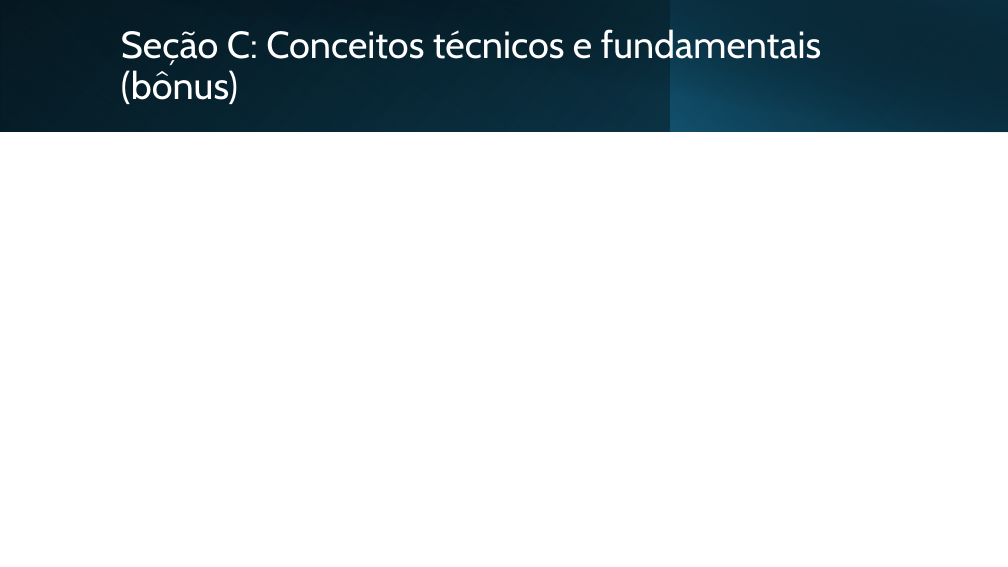
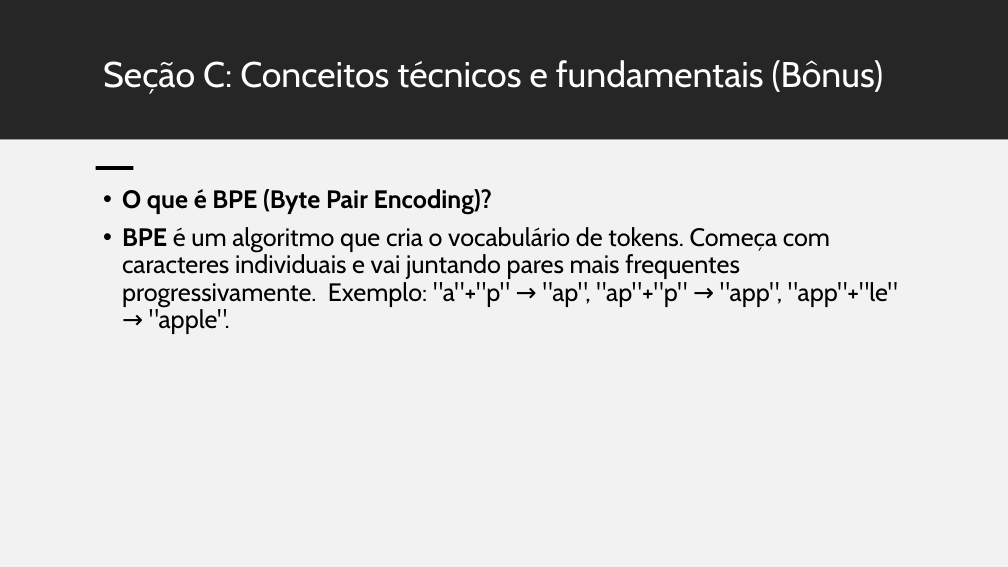
Before and after one commit to VictorManzini/Prompt-e-Intelig-ncia-Artificial-, a slide deck: slide 15 of semestre1/CP1/CP1.VictorManzini.pptx (slide 13 before the commit). Drawn at 1008x567 pixels with LibreOffice and Linux fonts; fonts in the diff are those of the drawing. Boxes give left, top, right and bottom in pixels: in the first picture for what was removed or moved away, otherwise in the second. Text is boxed around its words. In the diff, an @@ line names an element or a change of style, - is before the commit and + after.

```diff
--- a/semestre1/CP1/CP1.VictorManzini.pptx
+++ b/semestre1/CP1/CP1.VictorManzini.pptx
@@ rectangle: place and size @@
-rectangle at bbox=[0, 0, 1008, 132]
+rectangle at bbox=[0, 0, 1008, 139]
@@ rectangle at bbox=[0, 0, 1008, 139]: fill gradient #000000 to #104862 to #262626; mirrored @@
@@ rectangle removed at bbox=[0, 0, 671, 132] @@
@@ rectangle removed at bbox=[38, 0, 1008, 132] @@
@@ rectangle removed at bbox=[671, 0, 1008, 132] @@
@@ title "Seção C: Conceitos técnicos e ..." at bbox=[103, 60, 884, 94]: vertical alignment middle to top @@
@@ title at bbox=[103, 60, 884, 94]: text changed; size 36 to 34 pt @@
-Seção C: Conceitos técnicos e fundamentais (bônus)
+Seção C: Conceitos técnicos e fundamentais (Bônus)
@@ rectangle added at bbox=[0, 140, 1008, 567], fill #F2F2F2 @@
@@ rectangle added at bbox=[96, 166, 134, 170], fill #000000 @@
@@ text added at bbox=[122, 189, 898, 334], 24 pt, text #000000 @@
+• O que é BPE (Byte Pair Encoding)?
+• BPE é um algoritmo que cria o vocabulário de tokens. Começa com caracteres individuais e vai juntando pares mais frequentes progressivamente. Exemplo: "a"+"p" → "ap", "ap"+"p" → "app", "app"+"le" → "apple".
```
Also in this commit, not shown: 12 other slides changed, 3 slides added, 1 other file.
